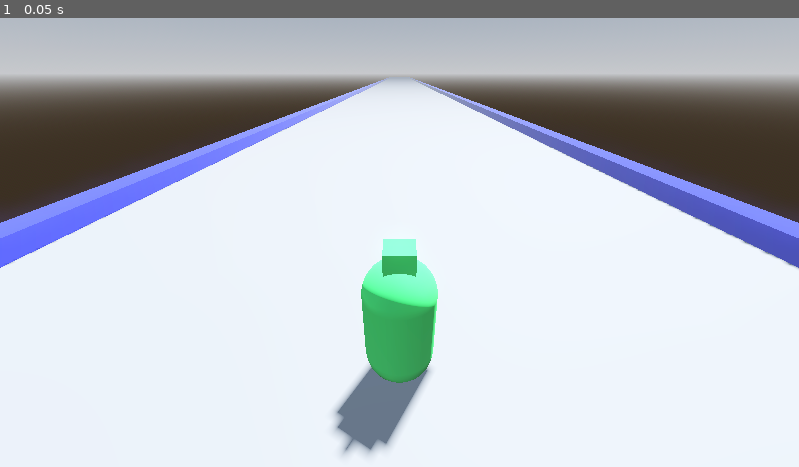
Above: before the commit, frame 1.
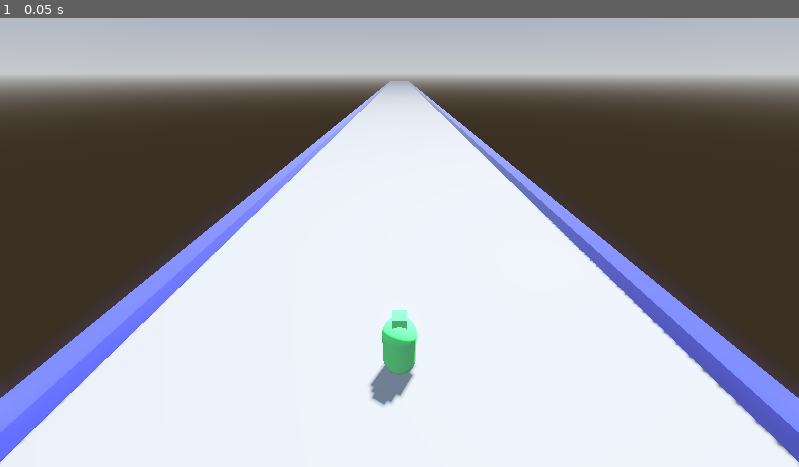
Above: after the commit, the same moment.

Repository: Zokerus/Evade_the_Cube
Game: Godot game, scene res://Level.tscn
Same seed, same stepped clock (60 frames per second), same inputs: the game is played once before the commit and once after it.
Inputs:
- Up to frame 1 (0.05 s): no input

The runs differ from the first frame. In frame 1, 30% of the frame differs, in the area x 0-100%, y 13-100%.

Commit message:
add key bindings & player start position

Diff:
--- a/Level.tscn
+++ b/Level.tscn
@@ -62,8 +62,8 @@
 shape = SubResource("BoxShape3D_2wubs")
 
 [node name="Camera3D" type="Camera3D" parent="."]
-transform = Transform3D(1, 0, 0, 0, 0.866025, 0.5, 0, -0.5, 0.866025, 0, 2, 0)
+transform = Transform3D(1, 0, 0, 0, 0.866025, 0.5, 0, -0.5, 0.866025, 0, 4, 0)
 current = true
 
 [node name="Player" parent="." instance=ExtResource("1_g5yho")]
-transform = Transform3D(0.5, 0, 0, 0, 0.5, 0, 0, 0, 0.5, 0, 0.5, -1.5)
+transform = Transform3D(0.5, 0, 0, 0, 0.5, 0, 0, 0, 0.5, 0, 0.5, -3)
--- a/project.godot
+++ b/project.godot
@@ -14,3 +14,18 @@
 run/main_scene="res://Level.tscn"
 config/features=PackedStringArray("4.1", "Forward Plus")
 config/icon="res://icon.svg"
+
+[input]
+
+Left={
+"deadzone": 0.5,
+"events": [Object(InputEventKey,"resource_local_to_scene":false,"resource_name":"","device":0,"window_id":0,"alt_pressed":false,"shift_pressed":false,"ctrl_pressed":false,"meta_pressed":false,"pressed":false,"keycode":0,"physical_keycode":4194319,"key_label":0,"unicode":0,"echo":false,"script":null)
+, Object(InputEventKey,"resource_local_to_scene":false,"resource_name":"","device":0,"window_id":0,"alt_pressed":false,"shift_pressed":false,"ctrl_pressed":false,"meta_pressed":false,"pressed":false,"keycode":0,"physical_keycode":65,"key_label":0,"unicode":0,"echo":false,"script":null)
+]
+}
+Right={
+"deadzone": 0.5,
+"events": [Object(InputEventKey,"resource_local_to_scene":false,"resource_name":"","device":0,"window_id":0,"alt_pressed":false,"shift_pressed":false,"ctrl_pressed":false,"meta_pressed":false,"pressed":false,"keycode":0,"physical_keycode":4194321,"key_label":0,"unicode":0,"echo":false,"script":null)
+, Object(InputEventKey,"resource_local_to_scene":false,"resource_name":"","device":-1,"window_id":0,"alt_pressed":false,"shift_pressed":false,"ctrl_pressed":false,"meta_pressed":false,"pressed":false,"keycode":0,"physical_keycode":68,"key_label":0,"unicode":100,"echo":false,"script":null)
+]
+}
